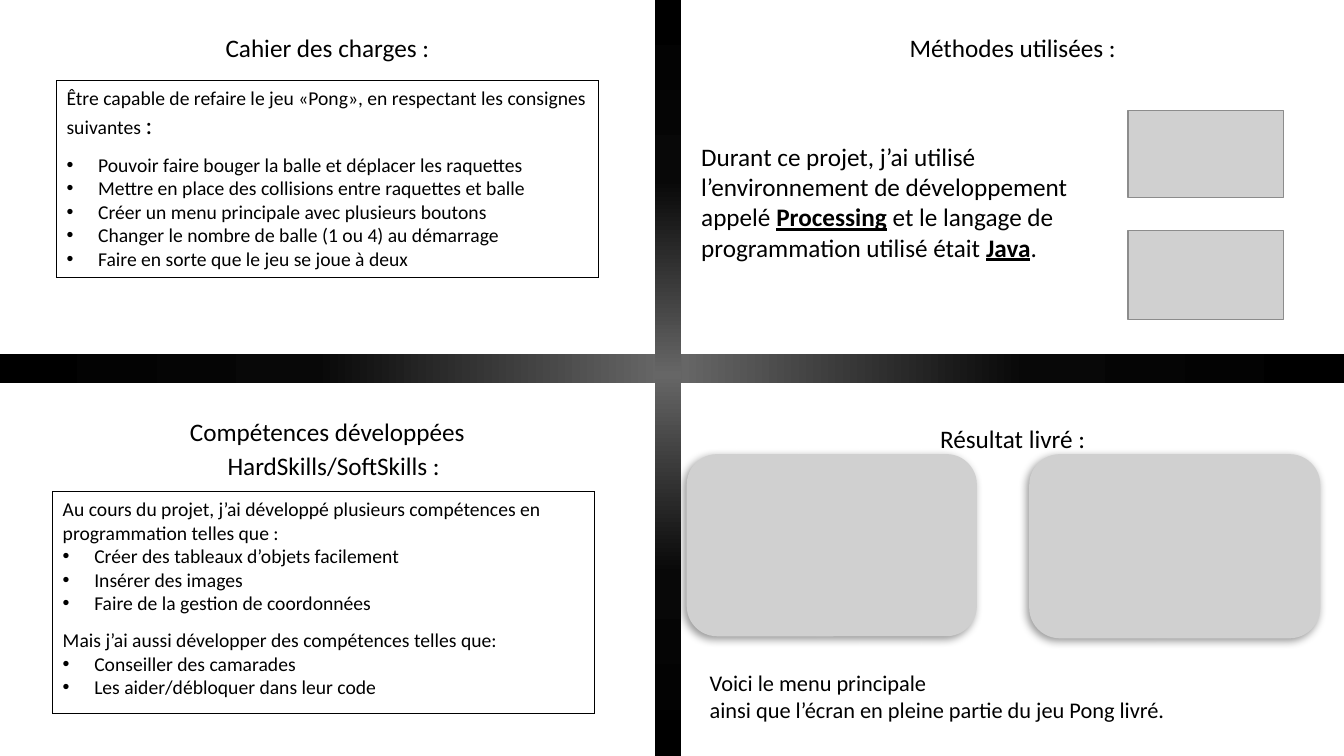
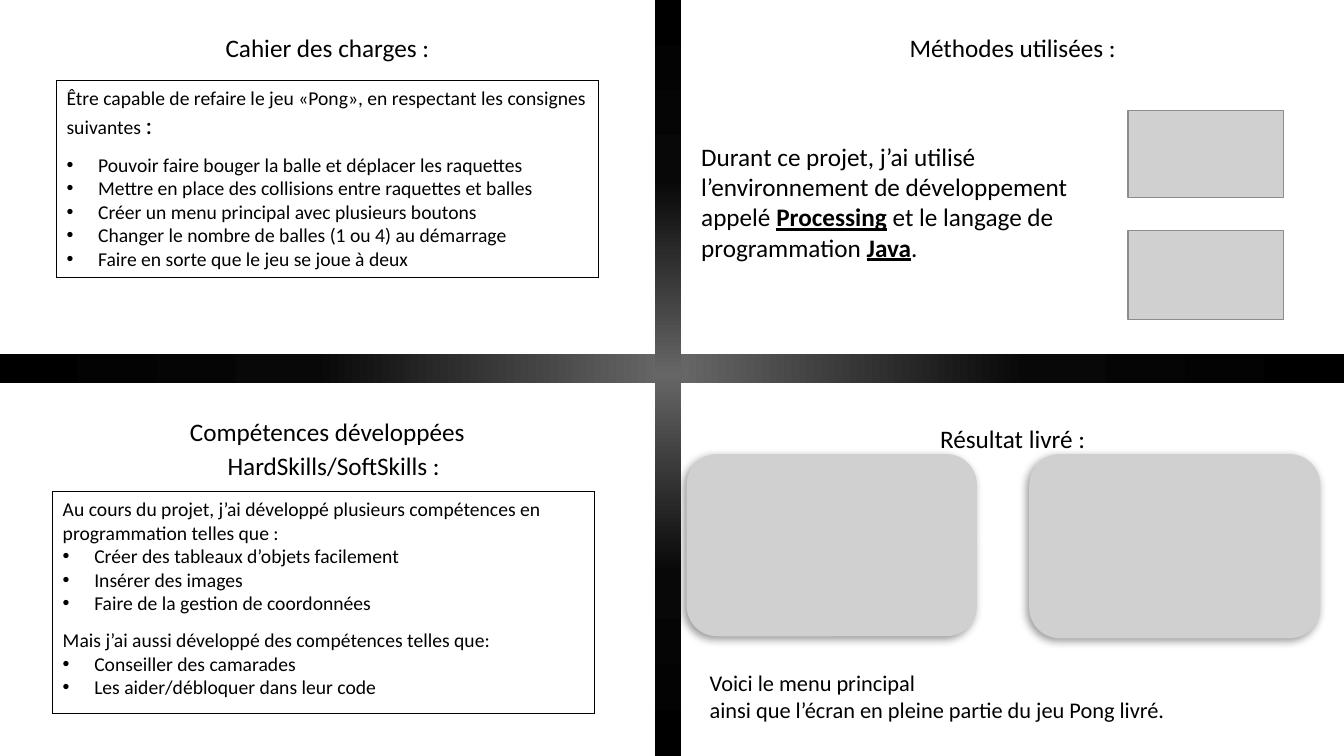
Before and after one commit to Velia-Raphael/oldPortfolio, a slide deck: slide 1 of src/powerPointRetex/RETEX1.pptx. Drawn at 1344x756 pixels with LibreOffice and Linux fonts; fonts in the diff are those of the drawing; grey boxes stand for pictures; background and template pictures are left out. Boxes give left, top, right and bottom in pixels: in the first picture for what was removed or moved away, otherwise in the second. Text is boxed around its words. In the diff, an @@ line names an element or a change of style, - is before the commit and + after.

Commit message:
Début des modifications de fautes d'ortho

```diff
--- a/src/powerPointRetex/RETEX1.pptx
+++ b/src/powerPointRetex/RETEX1.pptx
@@ text at [701,148,1067,262]: text changed @@
-Durant ce projet, j’ai utilisé l’environnement de développement appelé Processing et le langage de programmation utilisé était Java.
+Durant ce projet, j’ai utilisé l’environnement de développement appelé Processing et le langage de programmation Java.
@@ text in rectangle at [98,181,532,246]: text changed @@
-• Mettre en place des collisions entre raquettes et balle
-• Créer un menu principale avec plusieurs boutons
-• Changer le nombre de balle (1 ou 4) au démarrage
+• Mettre en place des collisions entre raquettes et balles
+• Créer un menu principal avec plusieurs boutons
+• Changer le nombre de balles (1 ou 4) au démarrage
@@ text in rectangle at [63,633,490,651]: text changed @@
-Mais j’ai aussi développer des compétences telles que:
+Mais j’ai aussi développé des compétences telles que:
@@ text at [710,675,915,695]: text changed @@
-Voici le menu principale
+Voici le menu principal
```
